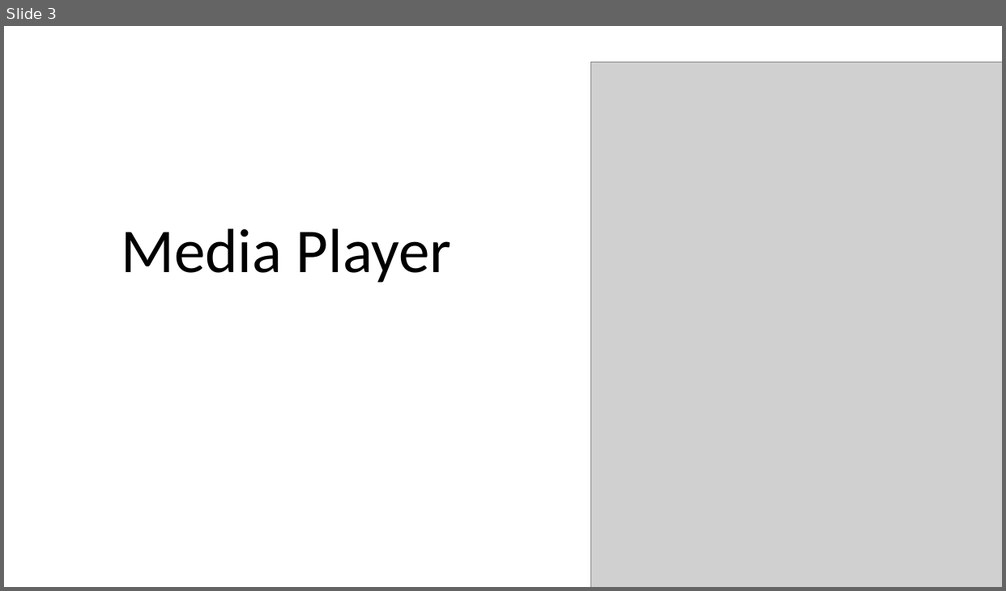
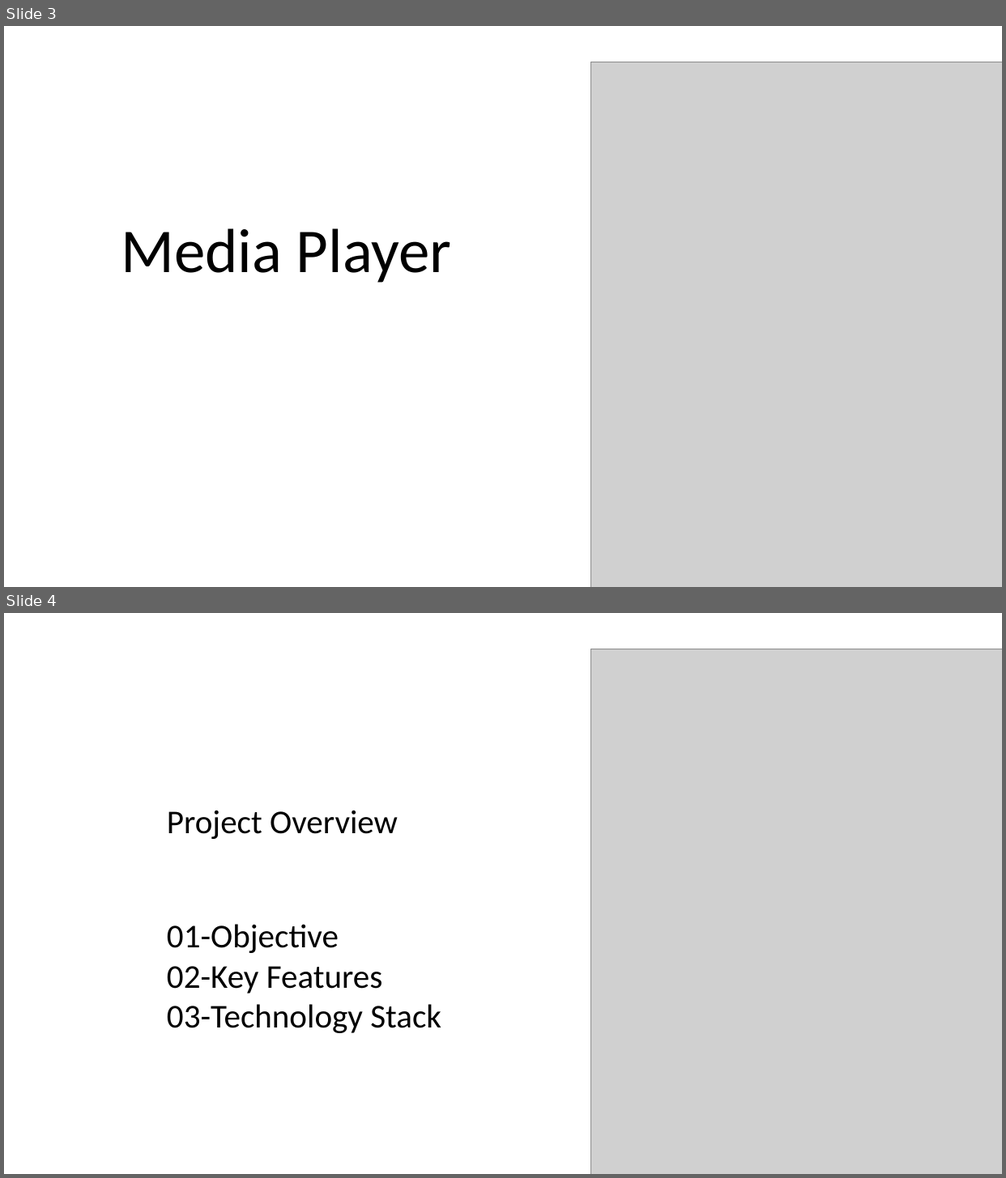
Before and after one commit to YasmenEhab/Music-Player-Application-, a slide deck: project.pptx. Shown one above the other, each under a label of ours: slide 3 before the commit, slides 3 and 4 after it. The pictures are 1006x591 and 1006x1178 pixels, drawn with LibreOffice and Linux fonts; fonts in the diff are those of the drawing; grey boxes stand for pictures; background and template pictures are left out. Boxes give left, top, right and bottom in pixels: in the first picture for what was removed or moved away, otherwise in the second. Text is boxed around its words. In the diff, an @@ line names an element or a change of style, - is before the commit and + after.

```diff
--- a/project.pptx
+++ b/project.pptx
@@ slide 4 added at box(4, 613, 1002, 1174), background picture (left out) @@
@@ picture added at box(592, 649, 1002, 1174) @@
@@ text added at box(167, 810, 441, 1033), 32 pt, text #000000 @@
+Project Overview
+01-Objective
+02-Key Features
+03-Technology Stack
```
Also in this commit, not shown: 3 slides changed, 5 other slides added, 3 slides removed.
